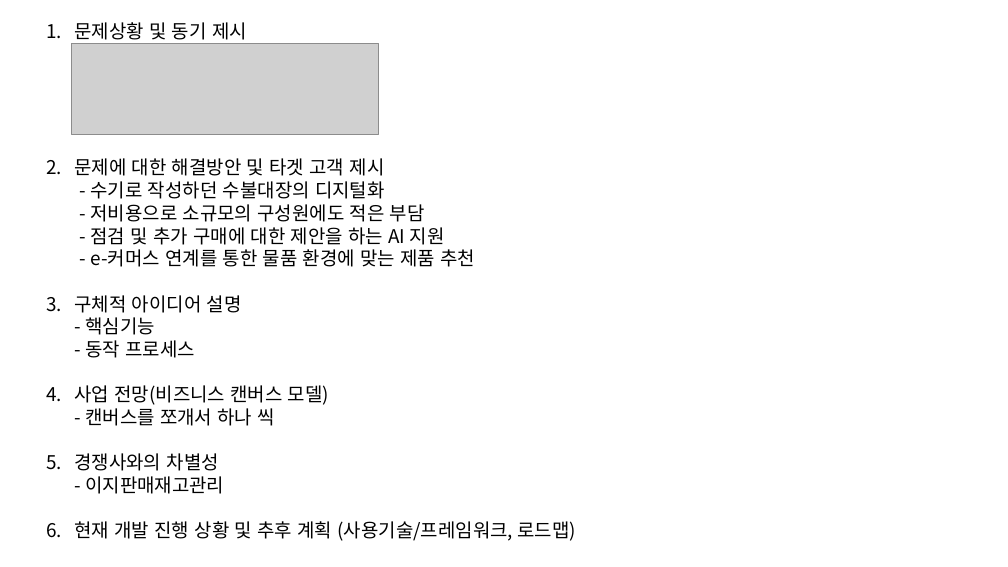
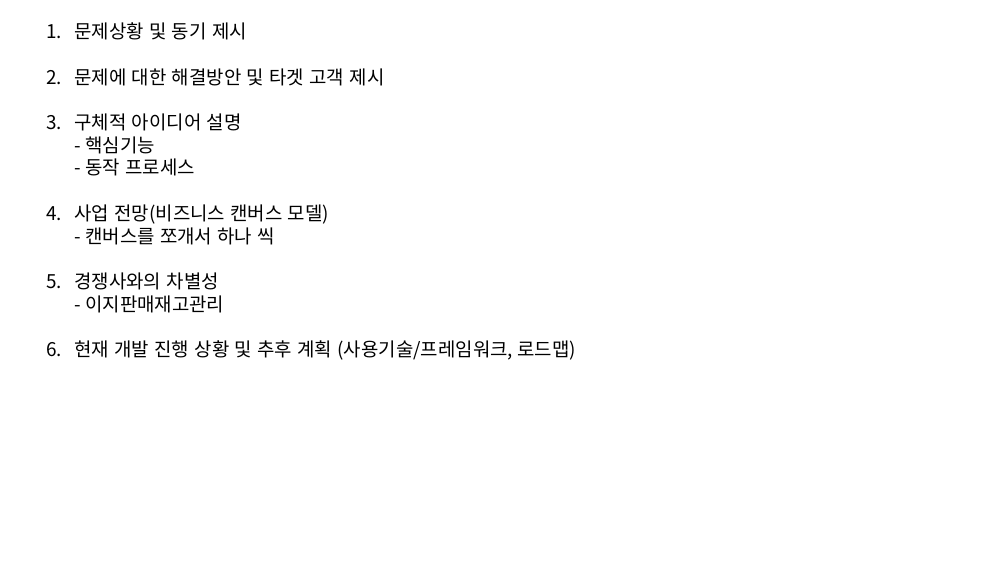
Before and after one commit to DEU-High-Five/4-1_Capstone_Document, a slide deck: slide 1 of 중간발표/중간발표(초안계획).pptx. Drawn at 1008x567 pixels with LibreOffice and Linux fonts; fonts in the diff are those of the drawing; grey boxes stand for pictures. Boxes give left, top, right and bottom in pixels: in the first picture for what was removed or moved away, otherwise in the second. Text is boxed around its words. In the diff, an @@ line names an element or a change of style, - is before the commit and + after.

```diff
--- a/중간발표/중간발표(초안계획).pptx
+++ b/중간발표/중간발표(초안계획).pptx
@@ text at (x1=74, y1=22, x2=385, y2=86): text changed @@
-1. 문제상황 및 동기 제시
-   -
-2. 문제에 대한 해결방안 및 타겟 고객 제시
-   - 수기로 작성하던 수불대장의 디지털화
-   - 저비용으로 소규모의 구성원에도 적은 부담
-   - 점검 및 추가 구매에 대한 제안을 하는 AI 지원
-   - e-커머스 연계를 통한 물품 환경에 맞는 제품 추천
+1. 문제상황 및 동기 제시
+2. 문제에 대한 해결방안 및 타겟 고객 제시
@@ picture removed at (x1=72, y1=43, x2=379, y2=134) @@
```
